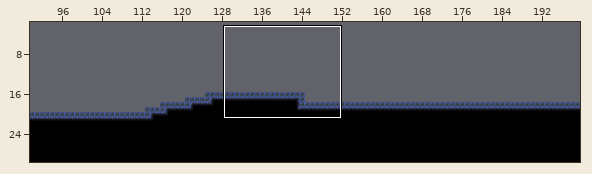
Two versions of a level (Tiled map, AngryCastle/levels/erreck_01.tmx). Above, an overview of the earlier version with the close-up marked.
Close-up. Old version:
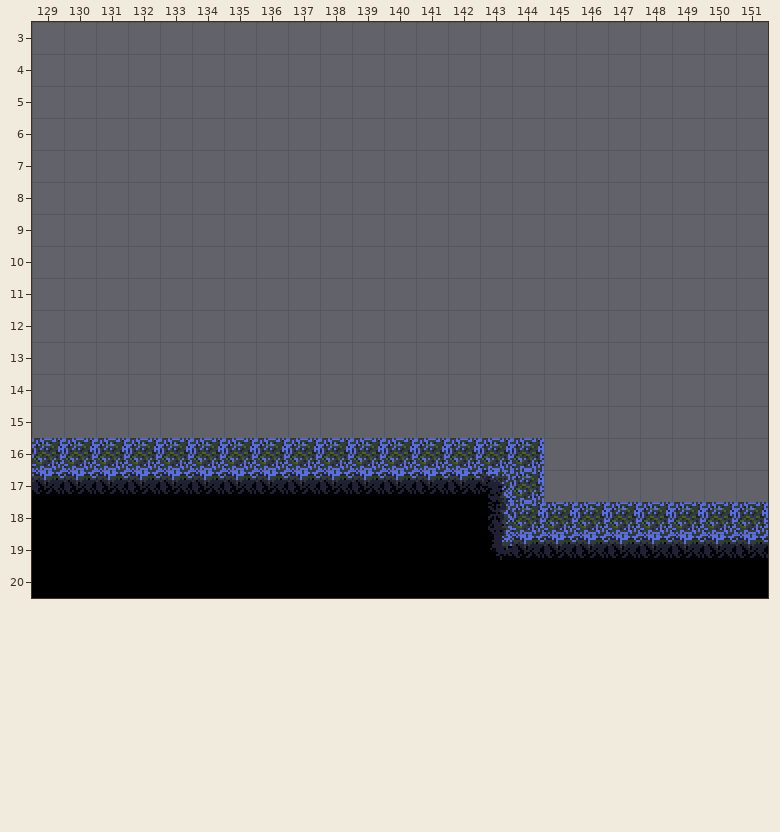
Cells are 16x16 px. Shown: x 129..151, y 3..20. The commit also changed other parts of the map, which this record leaves out.
And afterwards:
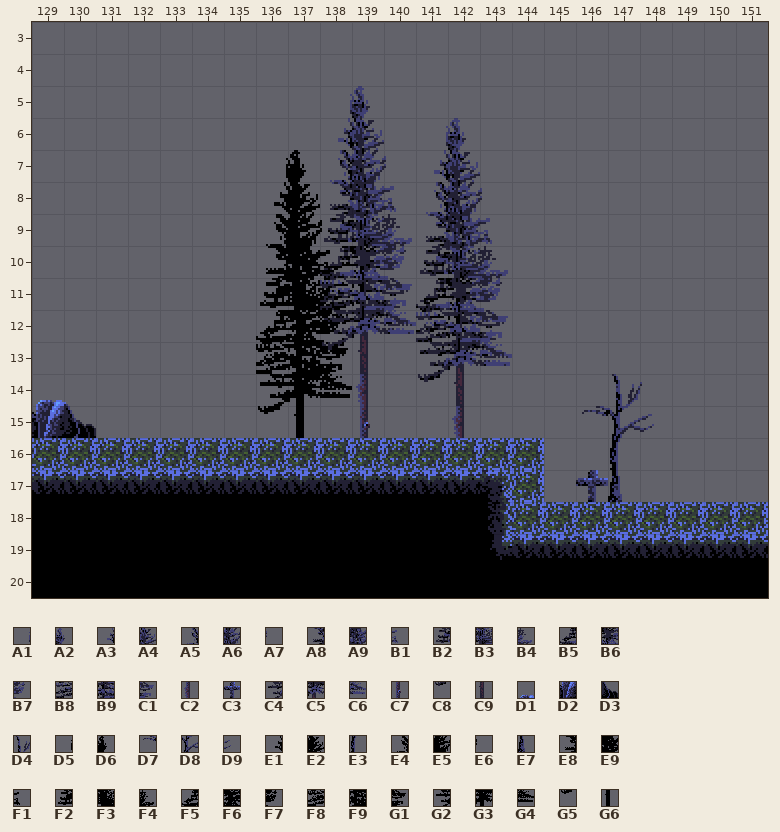
Key: from "Erreck_Road_tileset": A1 13, A2 14, A3 45, A4 46, A5 77, A6 78, A7 79, A8 109, A9 110, B1 111, B2 141, B3 142, B4 143, B5 173, B6 174, B7 175, B8 205, B9 206, C1 207, C2 209, C3 235, C4 237, C5 238, C6 239, C7 241, C8 269, C9 270, D1 278, D2 310, D3 311, D4 340, D5 349, D6 350, D7 371, D8 372, D9 373, E1 381, E2 382, E3 404, E4 413, E5 414, E6 415, E7 436, E8 445, E9 446, F1 447, F2 477, F3 478, F4 479, F5 509, F6 510, F7 511, F8 541, F9 542, G1 543, G2 573, G3 574, G4 575, G5 605, G6 606.
__ is an empty cell, .. an unchanged one.
Change:
--- layer "SilhouetteLayer"
@@ x 136..138 @@
- 7 __ __ ..
- 8 __ __ ..
- 9 __ __ __
-10 __ __ __
-11 __ __ __
-12 __ __ __
-13 __ __ __
-14 __ __ __
-15 __ __ ..
+ 7 D5 D6 ..
+ 8 E1 E2 ..
+ 9 E4 E5 E6
+10 E8 E9 F1
+11 F2 F3 F4
+12 F5 F6 F7
+13 F8 F9 G1
+14 G2 G3 G4
+15 G5 G6 ..
@@ x 146..146 @@
-17 __
+17 C3
--- layer "BackgroundLayer"
@@ x 129..143 @@
- 5 .. .. .. .. .. .. .. .. .. __ __ .. .. .. ..
- 6 .. .. .. .. .. .. .. .. .. __ __ .. __ __ ..
- 7 .. .. .. .. .. .. .. .. .. __ __ __ __ __ ..
- 8 .. .. .. .. .. .. .. .. .. __ __ __ __ __ __
- 9 .. .. .. .. .. .. .. .. .. __ __ __ __ __ __
-10 .. .. .. .. .. .. .. .. .. __ __ __ __ __ __
-11 .. .. .. .. .. .. .. .. .. __ __ __ __ __ __
-12 .. .. .. .. .. .. .. .. .. __ __ __ __ __ __
-13 .. .. .. .. .. .. .. .. .. __ __ .. __ __ __
-14 __ .. .. .. .. .. .. .. .. .. __ .. __ __ ..
-15 __ __ .. .. .. .. .. .. .. .. __ .. .. __ ..
+ 5 .. .. .. .. .. .. .. .. .. A1 A2 .. .. .. ..
+ 6 .. .. .. .. .. .. .. .. .. A3 A4 .. A1 A2 ..
+ 7 .. .. .. .. .. .. .. .. .. A5 A6 A7 A3 A4 ..
+ 8 .. .. .. .. .. .. .. .. .. A8 A9 B1 A5 A6 A7
+ 9 .. .. .. .. .. .. .. .. .. B2 B3 B4 A8 A9 B1
+10 .. .. .. .. .. .. .. .. .. B5 B6 B7 B2 B3 B4
+11 .. .. .. .. .. .. .. .. .. B8 B9 C1 B5 B6 B7
+12 .. .. .. .. .. .. .. .. .. C4 C5 C6 B8 B9 C1
+13 .. .. .. .. .. .. .. .. .. C8 C9 .. C4 C5 C6
+14 D1 .. .. .. .. .. .. .. .. .. C2 .. C8 C9 ..
+15 D2 D3 .. .. .. .. .. .. .. .. C7 .. .. C2 ..
--- layer "ForegroundLayer"
@@ x 146..148 @@
-14 .. __ ..
-15 __ __ __
-16 .. __ ..
-17 .. __ ..
+14 .. D4 ..
+15 D7 D8 D9
+16 .. E3 ..
+17 .. E7 ..
Pixel boxes of the changes (left, top, right, bottom) in both close-ups:
added: (256, 86, 512, 438)
added: (32, 400, 96, 438)
added: (576, 374, 654, 502)
